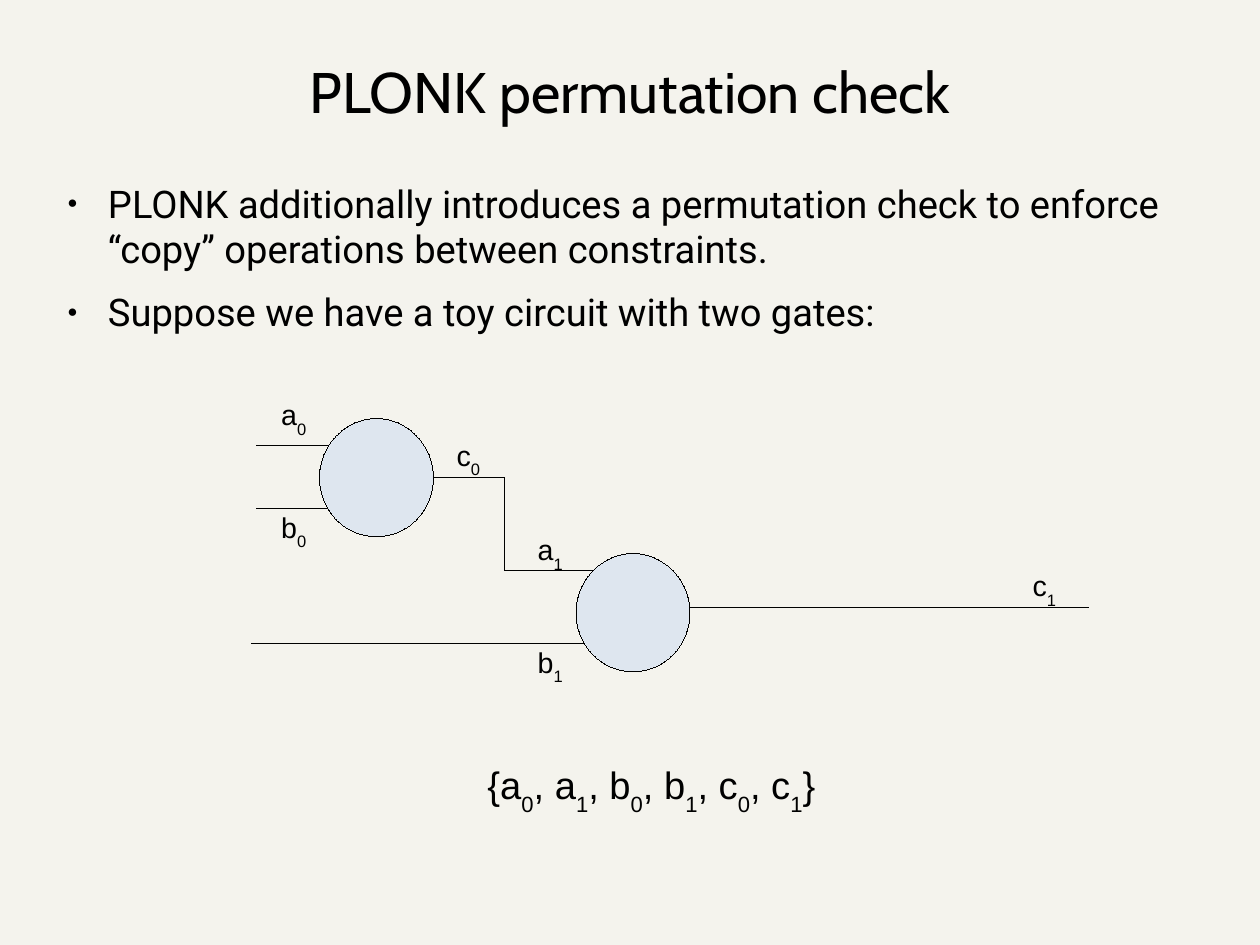
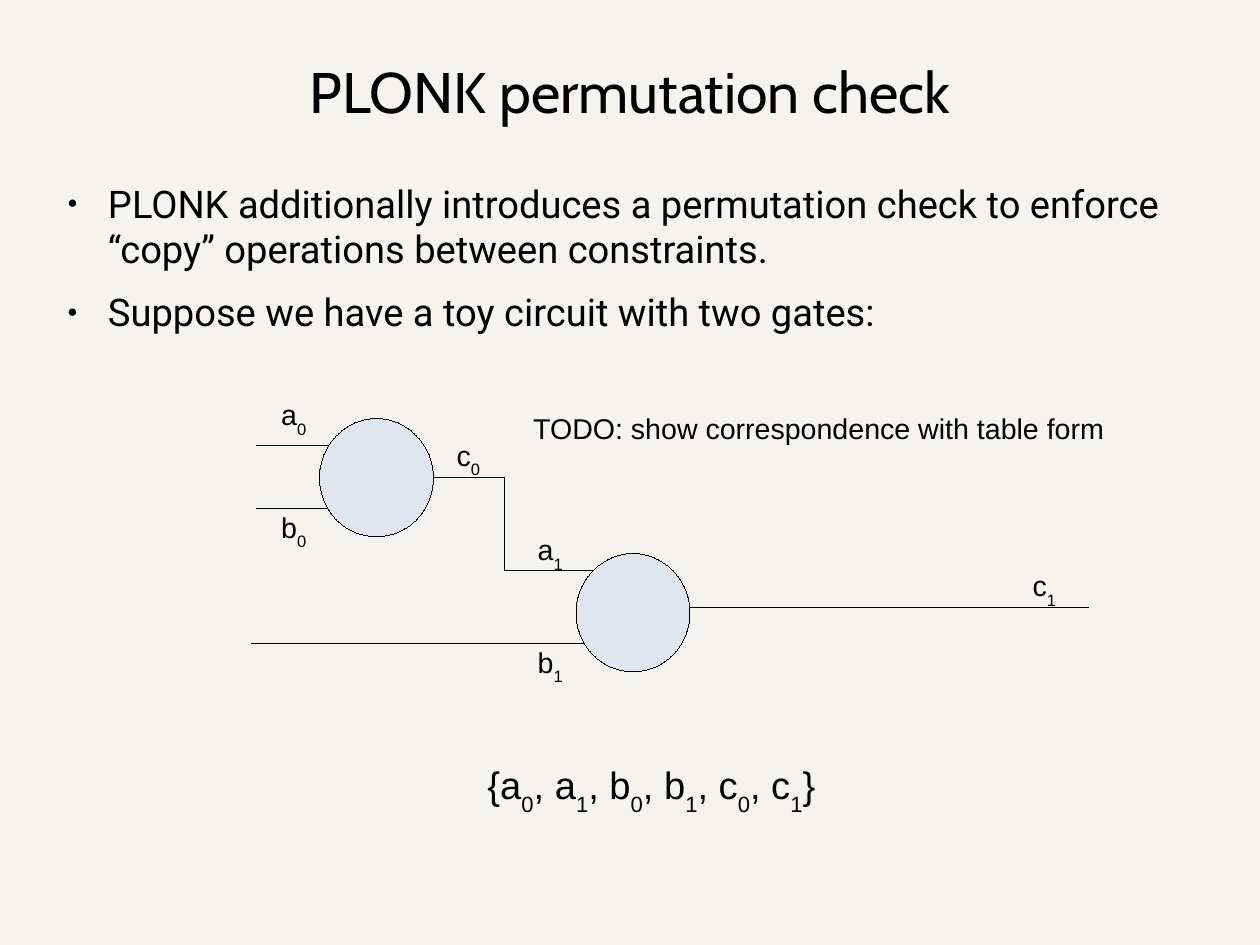
Before and after one commit to daira/halographs, a slide deck: slide 8 of deepdive.odp (slide 7 before the commit). Drawn at 1260x945 pixels with LibreOffice and Linux fonts; fonts in the diff are those of the drawing. Boxes give left, top, right and bottom in pixels: in the first picture for what was removed or moved away, otherwise in the second. Text is boxed around its words. In the diff, an @@ line names an element or a change of style, - is before the commit and + after.

```diff
--- a/deepdive.odp
+++ b/deepdive.odp
@@ text added at box(533, 418, 1104, 444), 18 pt, text #000000 @@
+TODO: show correspondence with table form
```
Also in this commit, not shown: 3 other slides changed, 2 slides added, 1 other file.
